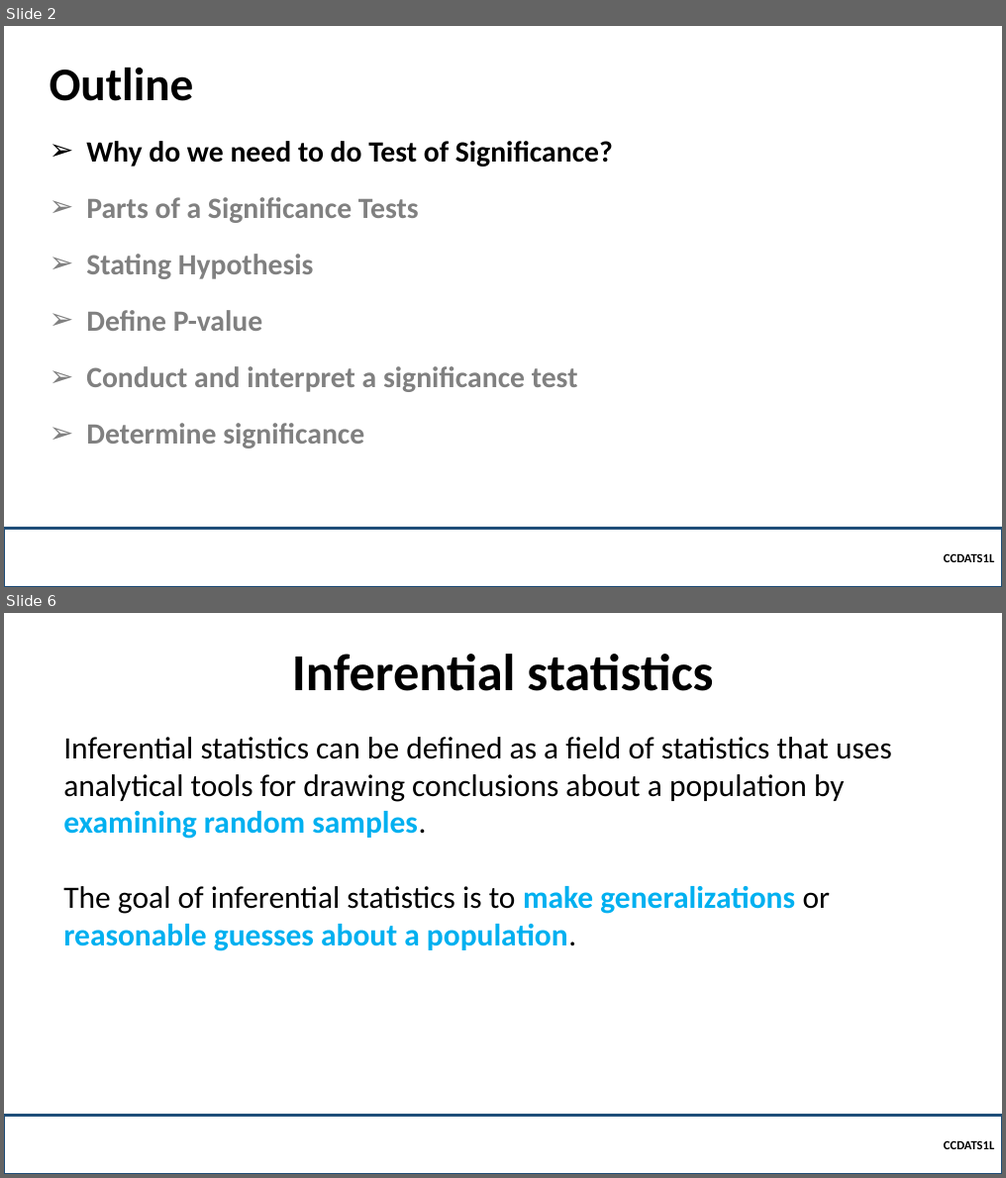
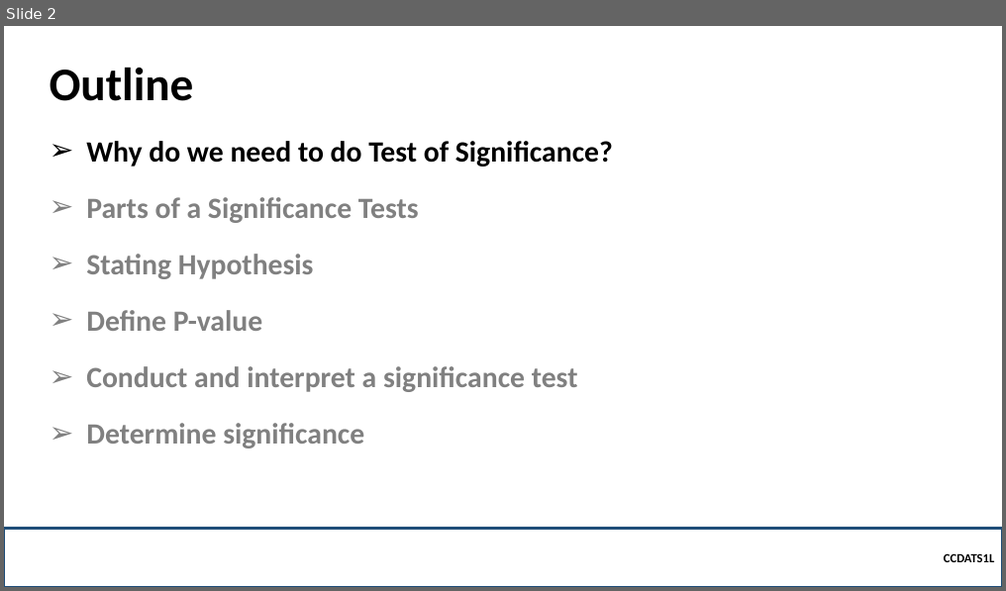
Before and after one commit to robitussin/CCDATS1L, a slide deck: week 10/Test of Significance.pptx. Shown one above the other, each under a label of ours: slides 2 and 6 before the commit, slide 2 after it; the slides between them are not shown. The pictures are 1006x1178 and 1006x591 pixels, drawn with LibreOffice and Linux fonts; fonts in the diff are those of the drawing; background and template pictures are left out. Boxes give left, top, right and bottom in pixels: in the first picture for what was removed or moved away, otherwise in the second. Text is boxed around its words. In the diff, an @@ line names an element or a change of style, - is before the commit and + after.

```diff
--- a/week 10/Test of Significance.pptx
+++ b/week 10/Test of Significance.pptx
@@ slide 6 removed at (4, 613, 1002, 1174), background picture (left out) @@
@@ title removed at (292, 654, 713, 691) @@
-Inferential statistics
@@ text removed at (63, 737, 892, 952) @@
-Inferential statistics can be defined as a field of statistics that uses analytical tools for drawing conclusions about a population by examining random samples.
-The goal of inferential statistics is to make generalizations or reasonable guesses about a population.
@@ rectangle removed at (4, 1115, 1002, 1174) @@
-  CCDATS1L
```
Also in this commit, not shown: 2 slides changed, 10 slides added, 13 other slides removed.
